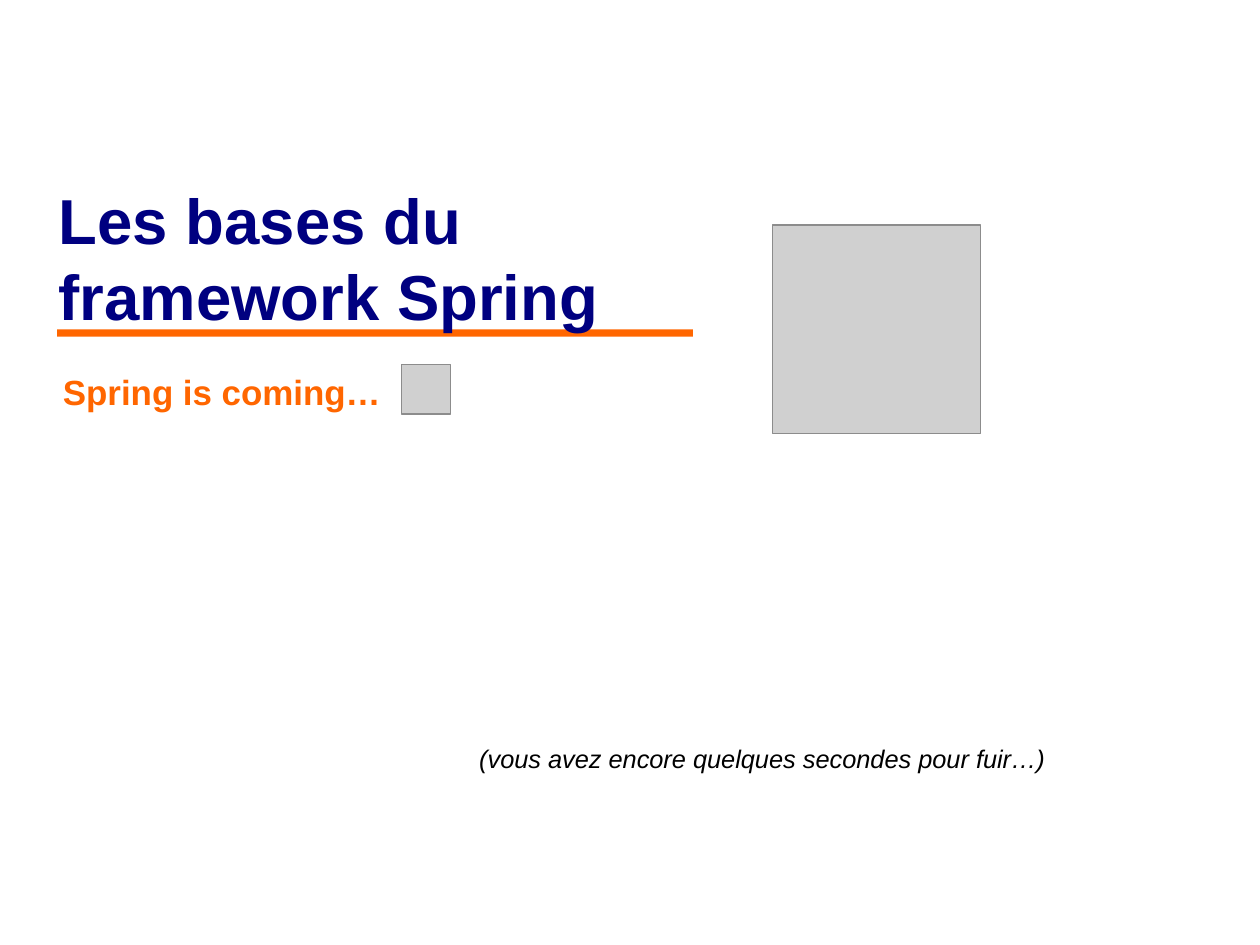
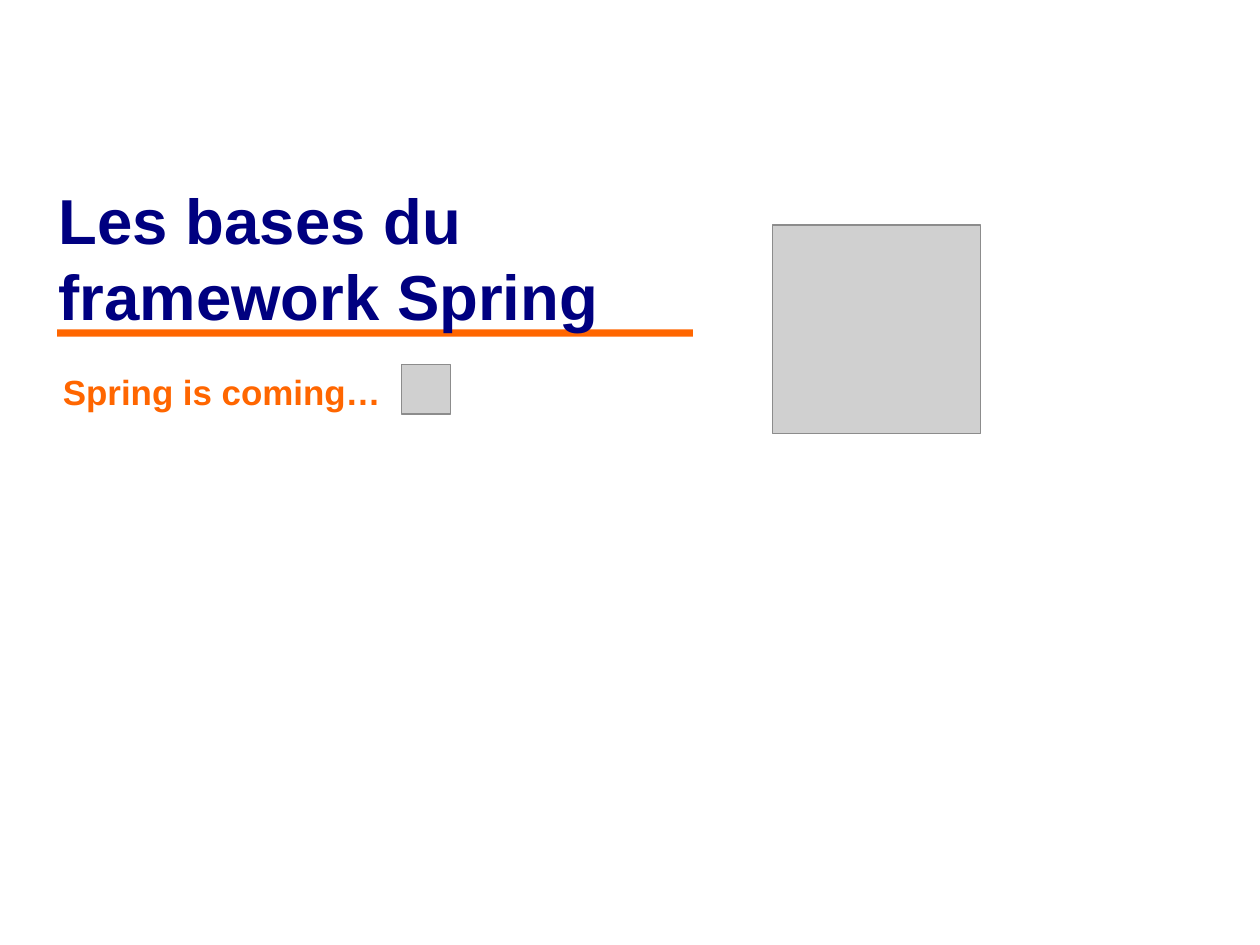
Before and after one commit to philphils/formation-spring, a slide deck: slide 1 of Documentation/diapo_formation_spring.odp. Drawn at 1260x945 pixels with LibreOffice and Linux fonts; fonts in the diff are those of the drawing; grey boxes stand for pictures; background and template pictures are left out. Boxes give left, top, right and bottom in pixels: in the first picture for what was removed or moved away, otherwise in the second. Text is boxed around its words. In the diff, an @@ line names an element or a change of style, - is before the commit and + after.

```diff
--- a/Documentation/diapo_formation_spring.odp
+++ b/Documentation/diapo_formation_spring.odp
@@ text removed at (479, 749, 1045, 774) @@
-(vous avez encore quelques secondes pour fuir…)
```
Also in this commit, not shown: 1 other slide changed, 5 slides added.
